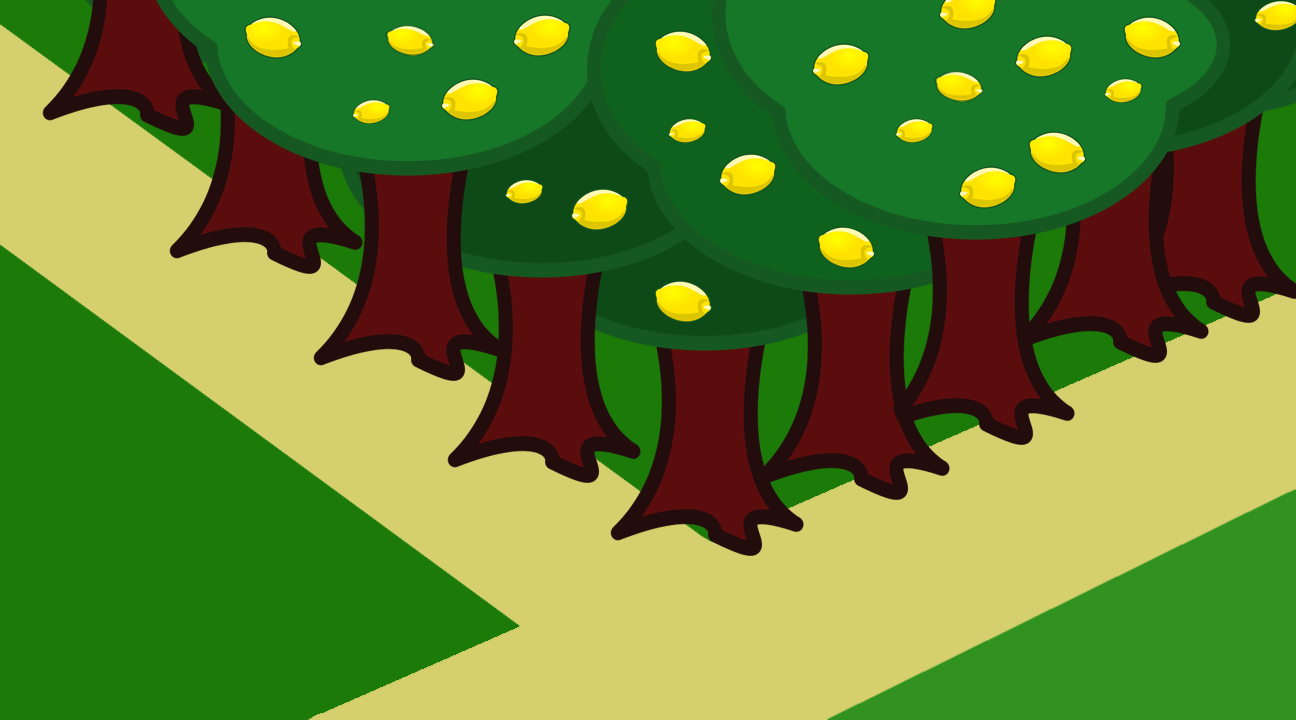
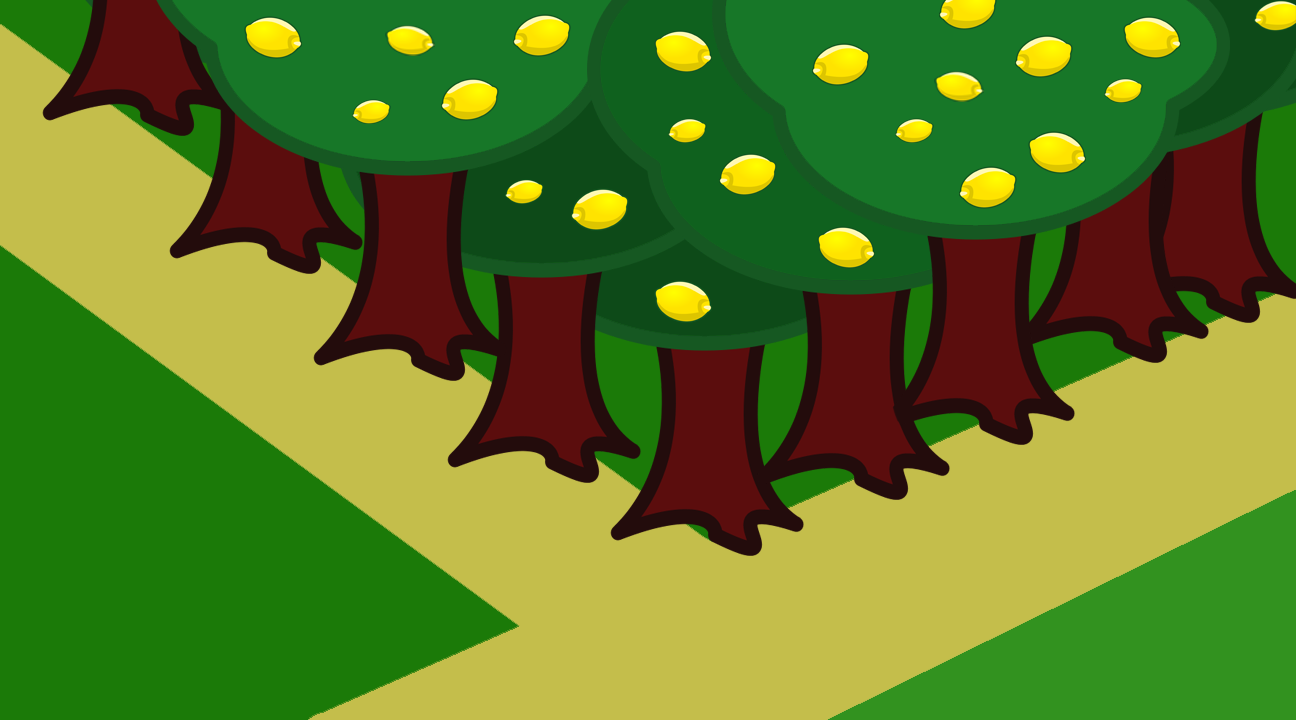
The second 1296x720 image is a revision of the first. Changes to its layers:
painted on "Shape 2" over [0, 24, 1296, 720]
